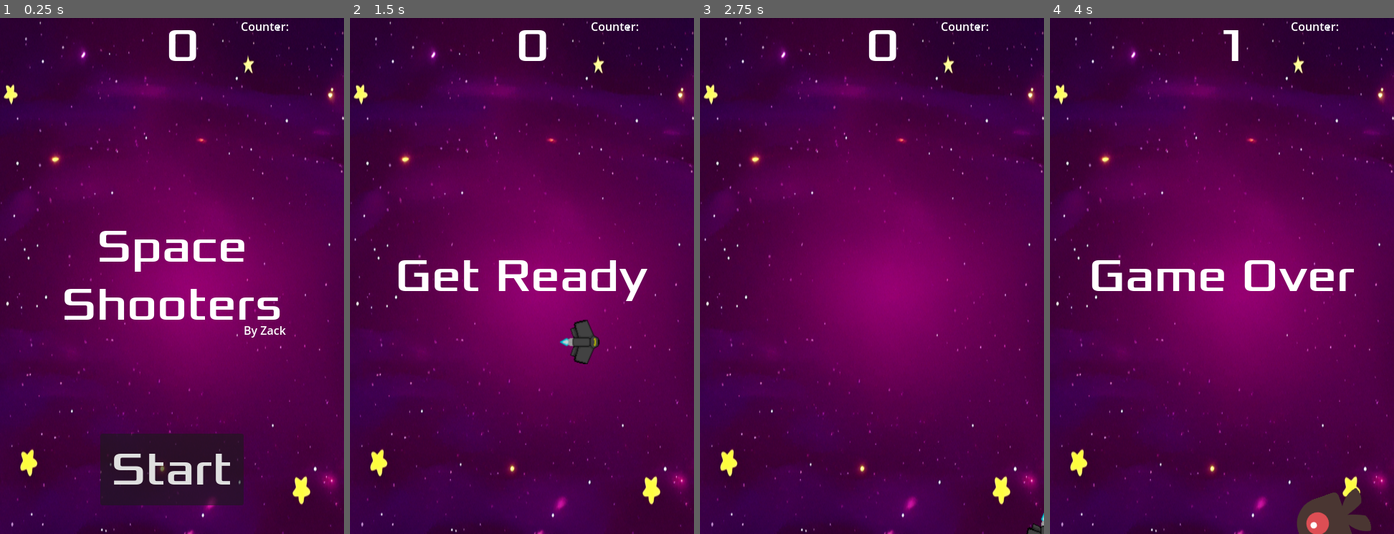
Above: before the commit, frames 1-4 (left to right).
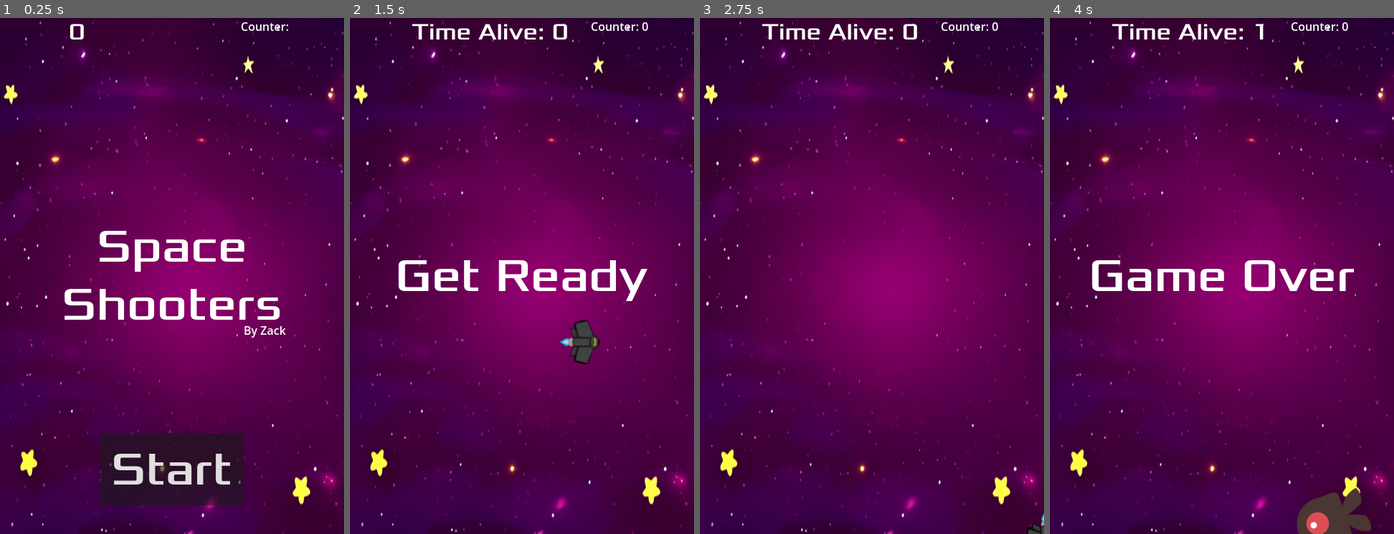
Above: after the commit, the same moments.

Repository: zack337/Capstone-Proj
Game: Godot game, scene res://Main.tscn
Same seed, same stepped clock (60 frames per second), same inputs: the game is played once before the commit and once after it.
Inputs:
- Up to frame 1 (0.25 s): no input
- Up to frame 2 (1.5 s): click "Start" at 0.5 s; tap Enter (start_game) at 1.25, 1.35 s; hold Right (move_right) from 1.28 s (still down)
- Up to frame 3 (2.75 s): release Right (move_right) at 2.03 s; hold Down (move_down) from 2.03 s (still down); tap Enter (start_game) at 2.1 s
- Up to frame 4 (4 s): release Down (move_down) at 2.78 s; hold Right (move_right) 2.78-3.53 s; tap Space (throw) at 2.85 s; tap Enter (start_game) at 3.05, 3.6 s; hold Up (move_up) from 3.53 s (still down)

The runs differ from the first frame. In frame 1, 0.4% of the frame differs, in the area x 20-58%, y 1-9%; in frame 2, 0.8%, in the area x 17-87%, y 0-9%; in frame 3, 0.8%; in frame 4, 0.6%.

Commit message:
Kill score

Diff:
--- a/capstone4/HUD.gd
+++ b/capstone4/HUD.gd
@@ -15,11 +15,9 @@
 	await  get_tree().create_timer(1.0).timeout
 	$StartButton.show()
 
-func update_score(score):
-	$ScoreLabel.text = str(score)
-
-func update_points(score):
-	$Mob_counter.text = "Counter: %s" % str(score)
+func update_score(time_score, kill_score):
+	$ScoreLabel.text = "Time Alive: %s" % str(time_score)
+	$Mob_counter.text = "Counter: %s" % str(kill_score)
 
 func _on_start_button_pressed():
 	$StartButton.hide()
--- a/capstone4/HUD.tscn
+++ b/capstone4/HUD.tscn
@@ -1,36 +1,7 @@
 [gd_scene load_steps=5 format=3 uid="uid://bne7av8msra68"]
 
 [ext_resource type="FontFile" uid="uid://c0vg6k8h0qiha" path="res://fonts/Xolonium-Regular.ttf" id="1_lvymh"]
-
-[sub_resource type="GDScript" id="GDScript_44s0v"]
-script/source = "extends CanvasLayer
-
-signal start_game
-
-func show_message(text):
-	$Message.text = text
-	$Message.show()
-	$MessageTimer.start()
-
-func show_game_over():
-	show_message(\"Game Over\")
-	await $MessageTimer.timeout
-
-	$Message.text = \"Name\"
-	$Message.show()
-	await  get_tree().create_timer(1.0).timeout
-	$StartButton.show()
-
-func update_score(score):
-	$ScoreLabel.text = str(score)
-
-func _on_start_button_pressed():
-	$StartButton.hide()
-	start_game.emit()
-
-func _on_message_timer_timeout():
-	$Message.hide()
-"
+[ext_resource type="Script" path="res://HUD.gd" id="1_mi8ev"]
 
 [sub_resource type="InputEventAction" id="InputEventAction_fr3wl"]
 action = &"start_game"
@@ -39,16 +10,17 @@
 events = [SubResource("InputEventAction_fr3wl")]
 
 [node name="HUD" type="CanvasLayer"]
-script = SubResource("GDScript_44s0v")
+script = ExtResource("1_mi8ev")
 
 [node name="ScoreLabel" type="Label" parent="."]
 anchors_preset = 5
 anchor_left = 0.5
 anchor_right = 0.5
-offset_left = -8.0
-offset_right = 40.0
-offset_bottom = 78.0
+offset_left = -144.0
+offset_right = 272.0
+offset_bottom = 304.0
 grow_horizontal = 2
+scale = Vector2(0.5, 0.5)
 theme_override_fonts/font = ExtResource("1_lvymh")
 theme_override_font_sizes/font_size = 64
 text = "0"
--- a/capstone4/Main.gd
+++ b/capstone4/Main.gd
@@ -2,8 +2,8 @@
 
 @export var snowball: PackedScene
 @export var mob_scene: PackedScene
-var score
-var points = 0
+var time_score = 0
+var kill_score = 0
 
 const SNOWBALL = preload("res://snowball.tscn")
 
@@ -18,32 +18,32 @@
 	$Player.hide()
 
 func new_game():
-	score = 0
+	time_score = 0
 	$Player.start($StartPosition.position)
 	$StartTimer.start()
-	$HUD.update_score(score)
+	$HUD.update_score(time_score, kill_score)
 	$HUD.show_message("Get Ready")
 	get_tree().call_group("mobs", "queue_free")
 	$Player.fire_snowball.connect(spawn_snowball)
 	$Player.show()
 	$Music.play()
 	$My_Name.hide()
-	points = 0
+	kill_score = 0
 
 func on_point_gained():
-	points += 1
-	print(points)
-	$HUD.update_points(points)
+	kill_score += 1
+	$HUD.update_score(time_score, kill_score)
 
 func spawn_snowball(position: Vector2, direction: Vector2):
 	var snowball = SNOWBALL.instantiate()
 	get_parent().add_child(snowball)
 	snowball.position = position
 	snowball.direction = direction
+	snowball.hit_mob.connect(on_point_gained)
 
 func _on_score_timer_timeout():
-	score += 1
-	$HUD.update_score(score)
+	time_score += 1
+	$HUD.update_score(time_score, kill_score)
 
 func _on_start_timer_timeout():
 	$MobTimer.start()
--- a/capstone4/Main.tscn
+++ b/capstone4/Main.tscn
@@ -72,6 +72,7 @@
 stream = ExtResource("6_8bk00")
 
 [connection signal="hit" from="Player" to="." method="game_over"]
+[connection signal="hit_mob" from="snowball" to="." method="on_point_gained"]
 [connection signal="timeout" from="MobTimer" to="." method="_on_mob_timer_timeout"]
 [connection signal="timeout" from="ScoreTimer" to="." method="_on_score_timer_timeout"]
 [connection signal="timeout" from="StartTimer" to="." method="_on_start_timer_timeout"]
--- a/capstone4/snowball.gd
+++ b/capstone4/snowball.gd
@@ -3,6 +3,8 @@
 var damage: float = 1
 var direction = Vector2()
 const SPEED = 700
+
+signal hit_mob
 
 func _physics_process(delta):
 	translate(direction * SPEED * delta)
@@ -15,6 +17,7 @@
 	if body is RigidBody2D:
 		var mob: RigidBody2D = body as RigidBody2D
 		mob.apply_damage(damage)
+		hit_mob.emit()
 		queue_free()
 
 func _on_visible_on_screen_notifier_2d_screen_exited():
